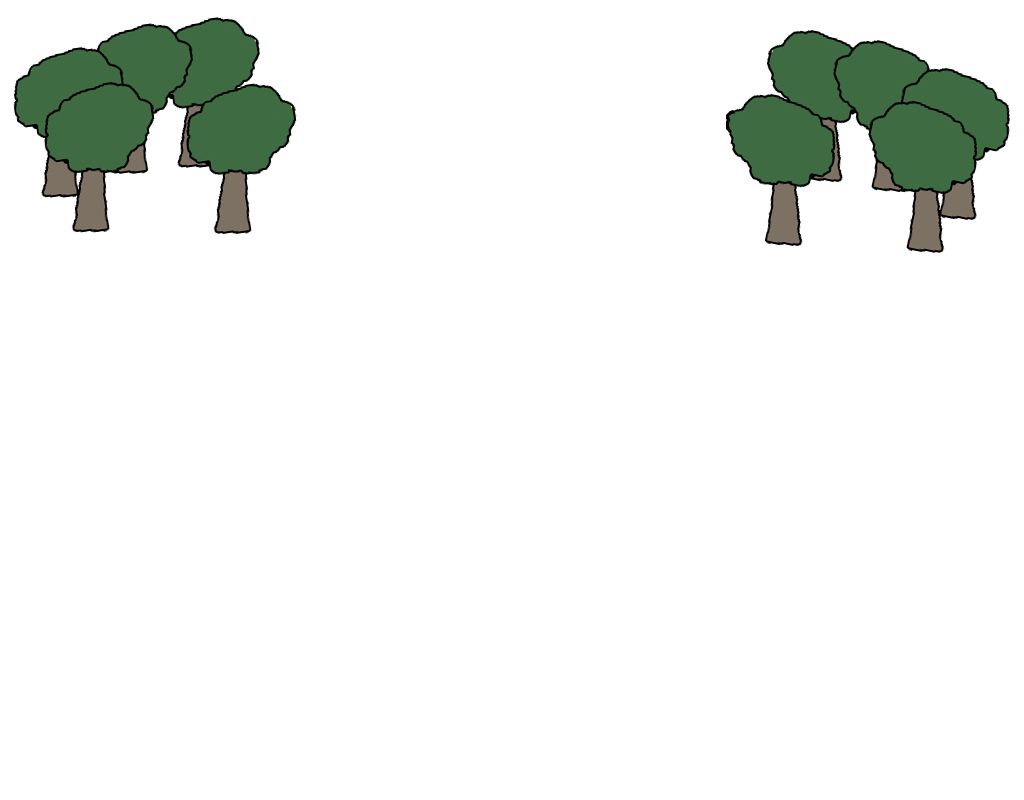
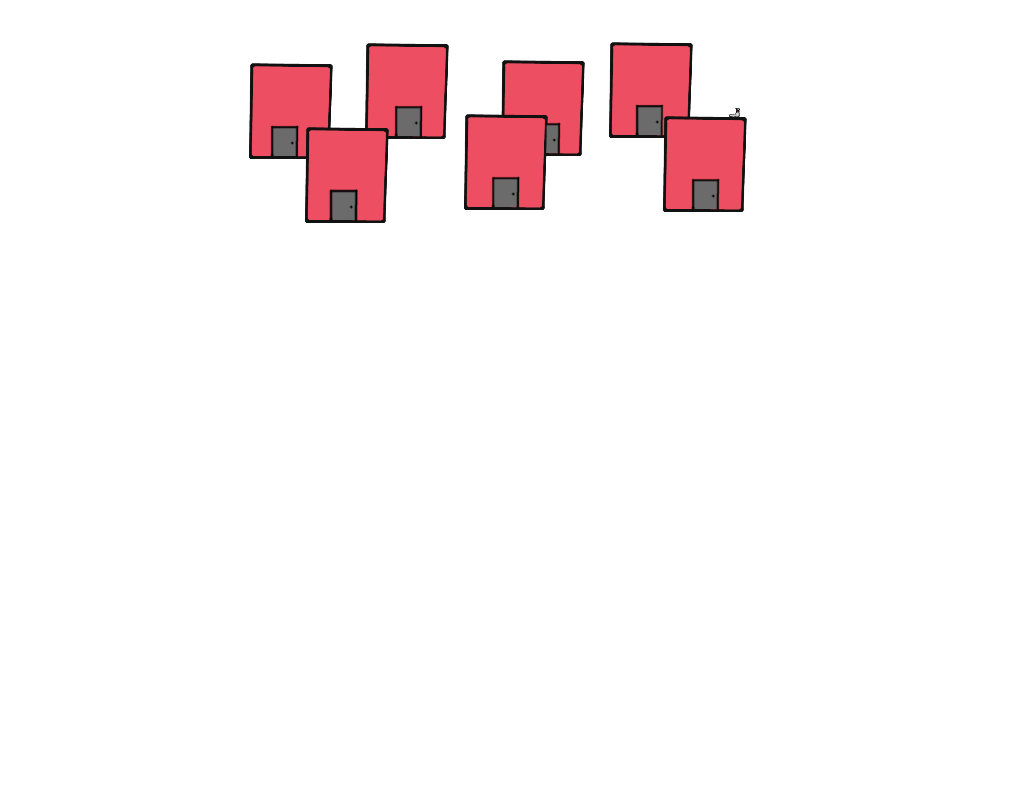
Layered file, before and after one edit (w=1024, h=800). Changes by layer:
removed layer "trees" over [13, 17, 1010, 253]
added layer "socket" above "houseDetails" over [729, 108, 740, 117]
renamed "houseDetailsBg" to "houseDetails", showed it, moved it above "house1", painted on it over [270, 104, 720, 222]
showed "house1", painted on it over [248, 42, 747, 224]
